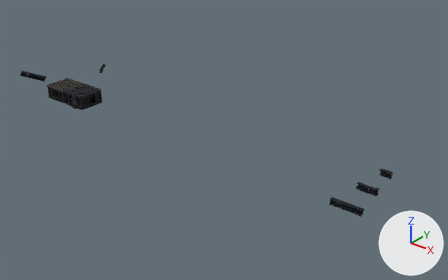
A saved change to the Blender file design/chapter3_3d/floating_debris/girders/floating-girders.blend.
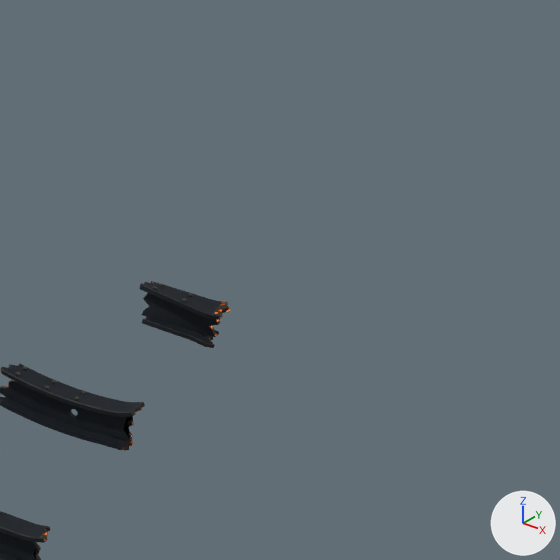
The first picture shows the older version from a camera (50 mm lens) standing at (17.89, -13.44, 8.31) and looking at (6.12, 1.28, -0.81). The close-ups show the older and then the newer version on the part from 80% to 100% of the width and 44% to 76% of the height of that picture. Only the edits that show in the close-ups are written down. Every picture has the same lights, and +X, +Y and +Z are marked at lower right.

The first close-up shows 'girder_bent_ripped bottom flange', 'girder_bent_ripped top flange', 'girder_bent_ripped web', 'girder_long_torn top flange', 'girder_long_torn web', 'girder_twisted_stub bottom flange', 'girder_twisted_stub top flange', 'girder_twisted_stub web' and 1 more.
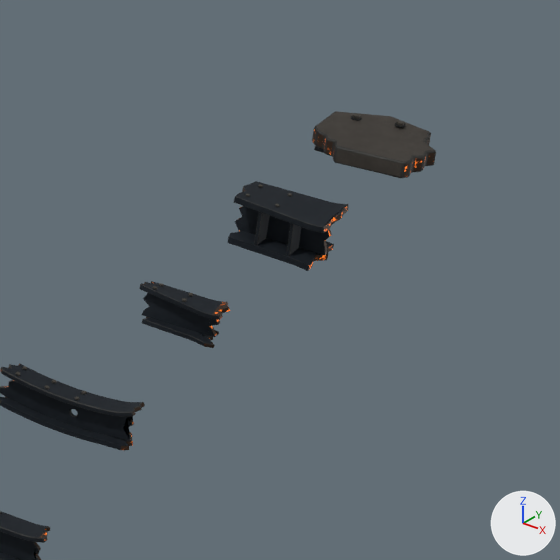
Where the change shows, as pixel boxes [x1, y1, x2, y2] in the close-ups (560 x 560 px):
'debris_torn_plate slab', added
    after: [312, 111, 436, 178]
    faces in mat_cast_iron___silver_graphite: [315, 111, 435, 178]
    faces in mat_torn_steel___cooling_heat: [312, 127, 436, 178]
'girder_wide_flange_stub top flange', added
    after: [234, 181, 348, 233]
    faces in mat_construction_plate___blue_graphite: [234, 181, 348, 233]
    faces in mat_torn_steel___cooling_heat: [242, 186, 348, 232]
'girder_wide_flange_stub web', added
    after: [235, 206, 332, 255]
    faces in mat_construction_plate___blue_graphite: [235, 206, 329, 255]
'girder_wide_flange_stub bottom flange', added
    after: [228, 230, 334, 271]
    faces in mat_construction_plate___blue_graphite: [228, 230, 334, 271]
    faces in mat_torn_steel___cooling_heat: [238, 230, 334, 271]
'girder_wide_flange_stub web stiffener', added
    after: [254, 212, 270, 245]
'girder_wide_flange_stub web stiffener.002', added
    after: [286, 223, 301, 256]
'debris_torn_plate welded lip', added (mostly hidden)
    after: [314, 146, 324, 153]

Diff of the bpy script that builds the scene:
```diff
--- a/design/chapter3_3d/floating_debris/girders/floating-girders.blend.py
+++ b/design/chapter3_3d/floating_debris/girders/floating-girders.blend.py
@@ mat_cast_iron___silver_graphite @@
+mat_cast_iron___silver_graphite = bpy.data.materials.new('Cast iron | silver graphite')
+# nodes: BsdfPrincipled, Bump, MapRange, Math, MixRGB, OutputMaterial, TexCoord, TexNoise, TexVoronoi, ValToRGB
+# colours: dark grey #423d38, dark grey #55504a, dark grey #5a554e
@@ me_girder_wide_flange_stub_web_stiffener_002 @@
+me_girder_wide_flange_stub_web_stiffener_002.from_pydata([(0.061, -0.111, -0.09), (0.061, -0.115, 0.086), (0.061, -0.01, -0.088), (0.061, -0.014, 0.088), (0.079, -0.111, -0.091), (0.079, -0.115, 0.085), (0.079, -0.01, -0.088), (0.079, -0.014, 0.088)], [], [(0, 1, 3, 2), (4, 6, 7, 5), (0, 4, 5, 1), (2, 3, 7, 6), (0, 2, 6, 4), (1, 5, 7, 3)])
+me_girder_wide_flange_stub_web_stiffener_002.materials.append(mat_construction_plate___blue_graphite)
+me_girder_wide_flange_stub_web_stiffener_002.materials.append(mat_exposed_worn_iron_edges)
@@ me_girder_wide_flange_stub_web_stiffener @@
+me_girder_wide_flange_stub_web_stiffener.from_pydata([(-0.099, -0.116, -0.084), (-0.099, -0.11, 0.092), (-0.099, -0.015, -0.088), (-0.099, -0.009, 0.088), (-0.081, -0.115, -0.085), (-0.081, -0.11, 0.091), (-0.081, -0.014, -0.088), (-0.081, -0.01, 0.088)], [], [(0, 1, 3, 2), (4, 6, 7, 5), (0, 4, 5, 1), (2, 3, 7, 6), (0, 2, 6, 4), (1, 5, 7, 3)])
+me_girder_wide_flange_stub_web_stiffener.materials.append(mat_construction_plate___blue_graphite)
+me_girder_wide_flange_stub_web_stiffener.materials.append(mat_exposed_worn_iron_edges)
@@ ob_debris_torn_plate_welded_lip @@
+ob_debris_torn_plate_welded_lip = bpy.data.objects.new('debris_torn_plate welded lip', me_debris_torn_plate_welded_lip)  # a box spanning x -0.28..-0.12, y -0.13..0.17, z -0.069..-0.045; modifiers BEVEL, WEIGHTED_NORMAL
+ob_debris_torn_plate_welded_lip.parent = ob_debris_torn_plate
+ob_debris_torn_plate_welded_lip.location = (0.0, 0.0, 0.0)
@@ ob_debris_torn_plate @@
+ob_debris_torn_plate = bpy.data.objects.new('debris_torn_plate', None)
+ob_debris_torn_plate.location = (12.0, 3.3, 0.0)
@@ ob_debris_torn_plate_slab @@
+ob_debris_torn_plate_slab = bpy.data.objects.new('debris_torn_plate slab', me_debris_torn_plate_slab)  # 40 vertices, 22 faces; spans x -0.31..0.27, y -0.23..0.25, z -0.057..0.045; modifiers BEVEL, WEIGHTED_NORMAL
+ob_debris_torn_plate_slab.parent = ob_debris_torn_plate
+ob_debris_torn_plate_slab.location = (0.0, 0.0, 0.0)
@@ ob_girder_wide_flange_stub_web_stiffener_002 @@
+ob_girder_wide_flange_stub_web_stiffener_002 = bpy.data.objects.new('girder_wide_flange_stub web stiffener.002', me_girder_wide_flange_stub_web_stiffener_002)  # modifiers BEVEL, WEIGHTED_NORMAL
+ob_girder_wide_flange_stub_web_stiffener_002.parent = ob_girder_wide_flange_stub
+ob_girder_wide_flange_stub_web_stiffener_002.location = (0.0, 0.0, 0.0)
@@ ob_girder_wide_flange_stub @@
+ob_girder_wide_flange_stub = bpy.data.objects.new('girder_wide_flange_stub', None)
+ob_girder_wide_flange_stub.location = (12.0, 2.2, 0.0)
@@ ob_girder_wide_flange_stub_web_stiffener @@
+ob_girder_wide_flange_stub_web_stiffener = bpy.data.objects.new('girder_wide_flange_stub web stiffener', me_girder_wide_flange_stub_web_stiffener)  # modifiers BEVEL, WEIGHTED_NORMAL
+ob_girder_wide_flange_stub_web_stiffener.parent = ob_girder_wide_flange_stub
+ob_girder_wide_flange_stub_web_stiffener.location = (0.0, 0.0, 0.0)
@@ ob_girder_wide_flange_stub_bottom_flange @@
+ob_girder_wide_flange_stub_bottom_flange = bpy.data.objects.new('girder_wide_flange_stub bottom flange', me_girder_wide_flange_stub_bottom_flange)  # 112 vertices, 98 faces; spans x -0.233..0.208, y -0.134..0.133, z -0.136..-0.078; modifiers BEVEL, WEIGHTED_NORMAL
+ob_girder_wide_flange_stub_bottom_flange.parent = ob_girder_wide_flange_stub
+ob_girder_wide_flange_stub_bottom_flange.location = (0.0, 0.0, 0.0)
@@ ob_girder_wide_flange_stub_top_flange @@
+ob_girder_wide_flange_stub_top_flange = bpy.data.objects.new('girder_wide_flange_stub top flange', me_girder_wide_flange_stub_top_flange)  # 108 vertices, 94 faces; spans x -0.249..0.25, y -0.135..0.134, z 0.078..0.145; modifiers BEVEL, WEIGHTED_NORMAL
+ob_girder_wide_flange_stub_top_flange.parent = ob_girder_wide_flange_stub
+ob_girder_wide_flange_stub_top_flange.location = (0.0, 0.0, 0.0)
@@ ob_girder_wide_flange_stub_web @@
+ob_girder_wide_flange_stub_web = bpy.data.objects.new('girder_wide_flange_stub web', me_girder_wide_flange_stub_web)  # 112 vertices, 96 faces; spans x -0.247..0.218, y -0.019..0.019, z -0.09..0.09; modifiers BEVEL, WEIGHTED_NORMAL
+ob_girder_wide_flange_stub_web.parent = ob_girder_wide_flange_stub
+ob_girder_wide_flange_stub_web.location = (0.0, 0.0, 0.0)
```
